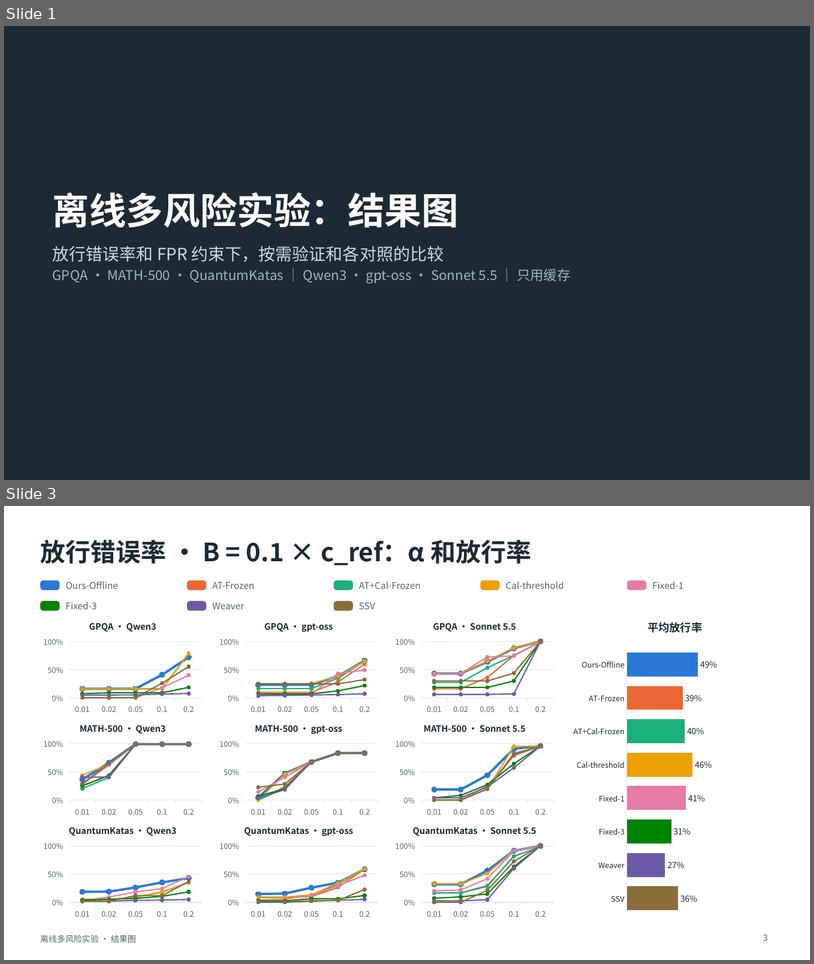
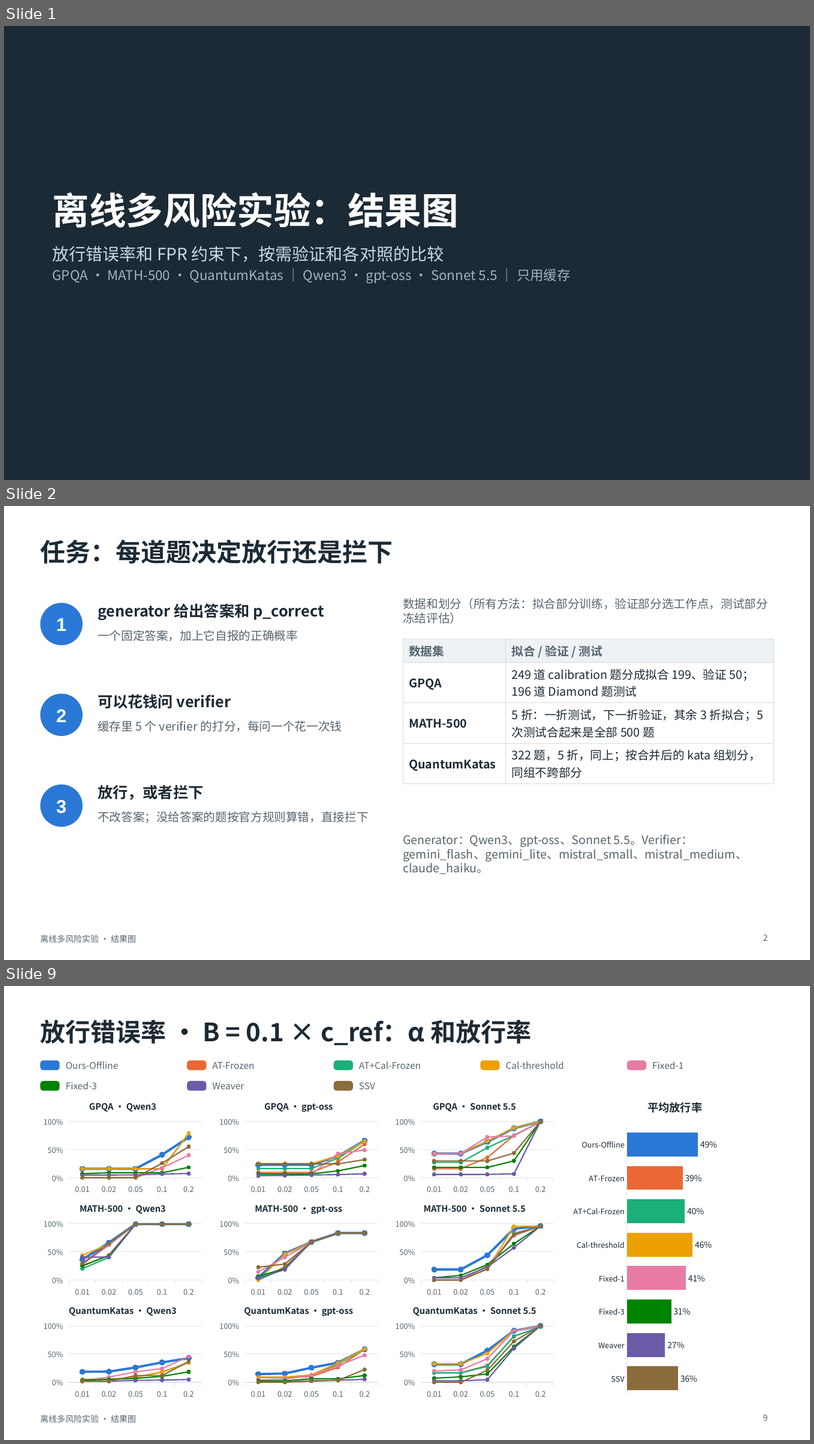
Before and after one commit to toz015/verification_generation_experiment, a slide deck: reports/offline_multirisk_20261118_calibrated/deck_graphs/离线多风险实验_结果图.pptx. Shown one above the other, each under a label of ours: slides 1 and 3 before the commit, slides 1, 2 and 9 after it; the slides between them are not shown. The pictures are 814x964 and 814x1444 pixels, drawn with LibreOffice and Linux fonts; fonts in the diff are those of the drawing. Boxes give left, top, right and bottom in pixels: in the first picture for what was removed or moved away, otherwise in the second. Text is boxed around its words. In the diff, an @@ line names an element or a change of style, - is before the commit and + after.

```diff
--- a/reports/offline_multirisk_20261118_calibrated/deck_graphs/离线多风险实验_结果图.pptx
+++ b/reports/offline_multirisk_20261118_calibrated/deck_graphs/离线多风险实验_结果图.pptx
@@ slide 2 added at (x1=4, y1=506, x2=810, y2=960), background #FFFFFF; not listed: 1 template element that a slide beside it also shows @@
@@ title added at (x1=40, y1=540, x2=393, y2=564), 30 pt, text #1B2A34, bold @@
+任务：每道题决定放行还是拦下
@@ ellipse added at (x1=40, y1=603, x2=83, y2=645), fill #2A78D6 @@
@@ text added at (x1=98, y1=603, x2=324, y2=620), 18 pt, text #1B2A34, bold @@
+generator 给出答案和 p_correct
@@ text added at (x1=403, y1=598, x2=768, y2=624), 14 pt, text #55646D @@
+数据和划分（所有方法：拟合部分训练，验证部分选工作点，测试部分冻结评估）
@@ text added at (x1=56, y1=618, x2=66, y2=631), 22 pt, text #FFFFFF, bold @@
+1
@@ text added at (x1=98, y1=630, x2=298, y2=641), 14 pt, text #55646D @@
+一个固定答案，加上它自报的正确概率
@@ table added at (x1=403, y1=639, x2=774, y2=780), 4 rows, 2 columns @@
+数据集 | 拟合 / 验证 / 测试
+GPQA | 249 道 calibration 题分成拟合 199、验证 50；196 道 Diamond 题测试
+MATH-500 | 5 折：一折测试，下一折验证，其余 3 折拟合；5 次测试合起来是全部 500 题
+QuantumKatas | 322 题，5 折，同上；按合并后的 kata 组划分，同组不跨部分
@@ ellipse added at (x1=40, y1=694, x2=83, y2=736), fill #2A78D6 @@
@@ text added at (x1=98, y1=694, x2=231, y2=709), 18 pt, text #1B2A34, bold @@
+可以花钱问 verifier
@@ text added at (x1=56, y1=709, x2=66, y2=722), 22 pt, text #FFFFFF, bold @@
+2
@@ text added at (x1=98, y1=720, x2=342, y2=732), 14 pt, text #55646D @@
+缓存里 5 个 verifier 的打分，每问一个花一次钱
@@ ellipse added at (x1=40, y1=784, x2=83, y2=826), fill #2A78D6 @@
@@ text added at (x1=98, y1=784, x2=203, y2=800), 18 pt, text #1B2A34, bold @@
+放行，或者拦下
@@ text added at (x1=56, y1=799, x2=66, y2=813), 22 pt, text #FFFFFF, bold @@
+3
@@ text added at (x1=98, y1=811, x2=369, y2=823), 14 pt, text #55646D @@
+不改答案；没给答案的题按官方规则算错，直接拦下
@@ text added at (x1=403, y1=834, x2=748, y2=874), 14 pt, text #55646D @@
+Generator：Qwen3、gpt-oss、Sonnet 5.5。Verifier：gemini_flash、gemini_lite、mistral_small、mistral_medium、claude_haiku。
@@ page number added at (x1=764, y1=934, x2=768, y2=940), 10 pt, text #55646D @@
+2
@@ what was slide 3 is now slide 9 @@
@@ page number at (x1=764, y1=1414, x2=768, y2=1420): text changed @@
-3
+9
```
Also in this commit, not shown: 1 slide changed, 5 other slides added, 1 other file.
